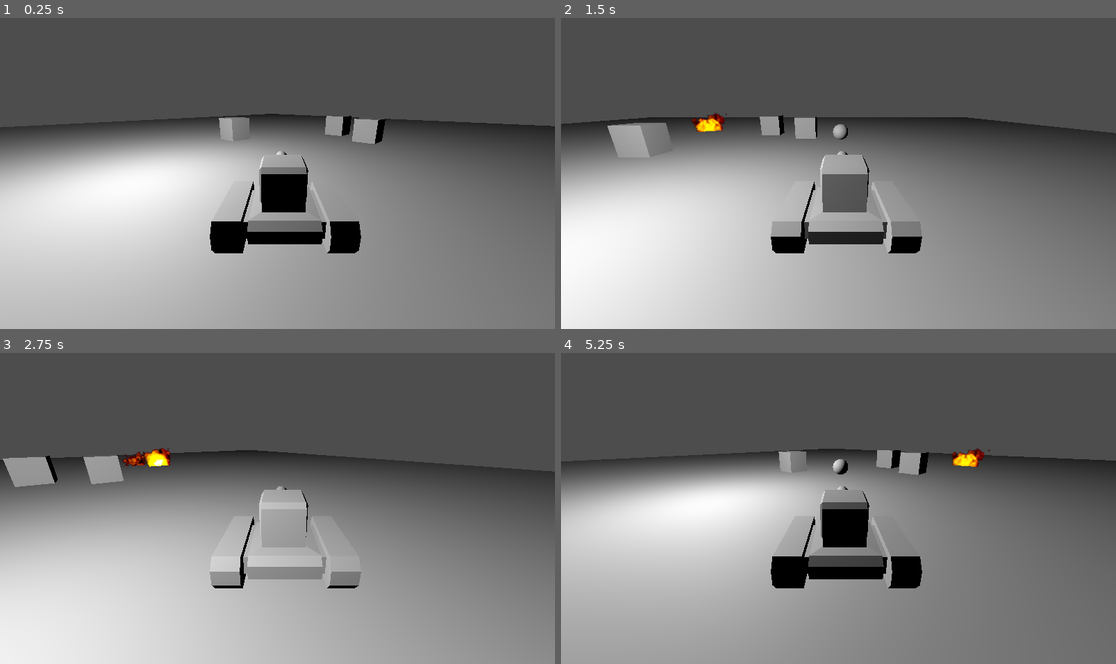
Above: before the commit, frames 1-4 (two rows, left to right).
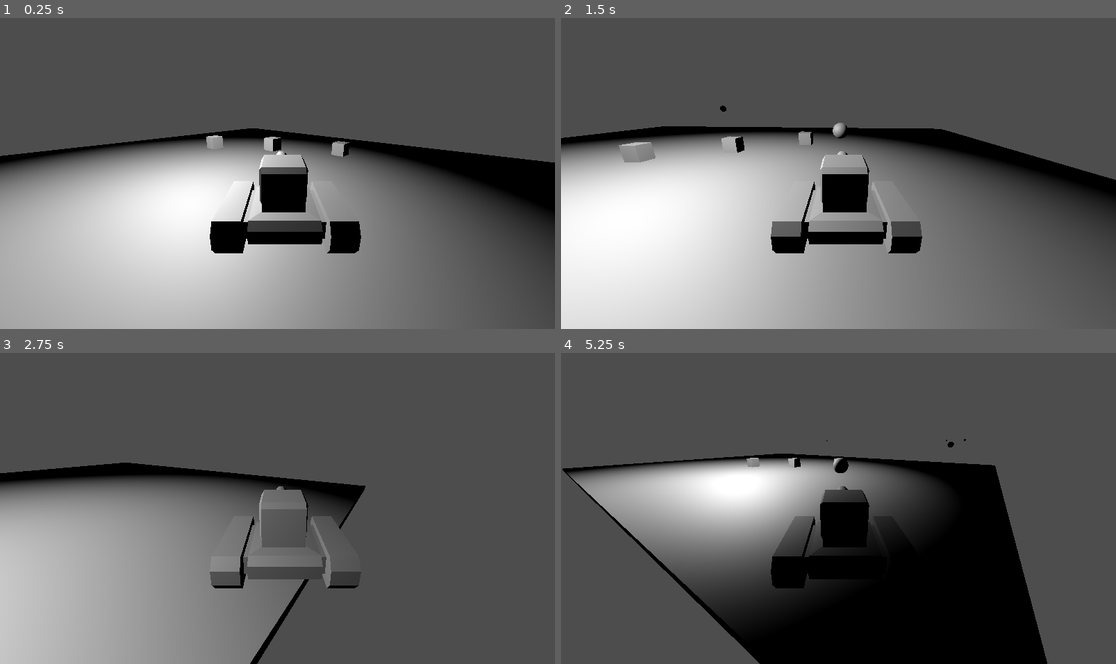
Above: after the commit, the same moments.

Repository: HelmetBugg/BioTankRebuilt
Game: Godot game, scene res://scene_directory/test_level.tscn
The game is run twice, just before and just after one commit, with the same random seed, the same clock (stepped at 60 frames per second) and the same inputs.
Inputs:
- Up to frame 1 (0.25 s): no input
- Up to frame 2 (1.5 s): hold D (Right) 0.53-1.28 s; tap Space (Shoot) at 0.6, 1.35 s; hold S (Back) from 1.28 s (still down)
- Up to frame 3 (2.75 s): release S (Back) at 2.03 s; hold D (Right) from 2.03 s (still down); tap Space (Shoot) at 2.1 s
- Up to frame 4 (5.25 s): release D (Right) at 2.78 s; hold W (Forward) 2.78-3.53 s; tap Space (Shoot) every 0.75 s from 2.85 to 5.1 s; hold A (Left) 3.53-5.03 s; hold S (Back) from 5.03 s (still down)

The runs differ from the first frame. In frame 1, 35% of the frame differs, in the area x 0-100%, y 30-100%; in frame 2, 35%; in frame 3, 52%; in frame 4, 56%, in the area x 0-100%, y 27-100%.

Commit message:
tuned up controls, but broke bullet drop.

Diff:
--- a/scene_directory/player.tscn
+++ b/scene_directory/player.tscn
@@ -12,7 +12,12 @@
 
 [sub_resource type="SphereShape3D" id="SphereShape3D_brjd1"]
 
-[node name="Player" type="CharacterBody3D"]
+[node name="Player" type="RigidBody3D"]
+mass = 155.05
+max_contacts_reported = 4
+contact_monitor = true
+linear_damp = 1.011
+angular_damp = 17.167
 script = ExtResource("1_ui8k6")
 
 [node name="Base" type="MeshInstance3D" parent="."]
--- a/scene_directory/test_level.tscn
+++ b/scene_directory/test_level.tscn
@@ -10,7 +10,7 @@
 [node name="World" type="Node3D"]
 
 [node name="Floor" type="MeshInstance3D" parent="."]
-transform = Transform3D(4, 0, 0, 0, 0.092, 0, 0, 0, 4, 0, 0, 0)
+transform = Transform3D(32.6915, 0, 0, 0, 0.238025, 0, 0, 0, 41.2914, 0, 0, 0)
 mesh = SubResource("BoxMesh_orsro")
 
 [node name="StaticBody3D" type="StaticBody3D" parent="Floor"]
@@ -19,16 +19,22 @@
 shape = SubResource("BoxShape3D_ks6e1")
 
 [node name="Light" type="OmniLight3D" parent="."]
-transform = Transform3D(1, 0, 0, 0, 1, 0, 0, 0, 1, -0.539598, 0.360977, 0)
+transform = Transform3D(1, 0, 0, 0, -1, 0, 0, 0, 1, -7.1413, 7.92709, 0)
+light_energy = 11.758
+light_indirect_energy = 4.962
+light_volumetric_fog_energy = 4.353
+light_size = 0.514
+light_specular = 3.7
+omni_range = 20.858
 
 [node name="Player" parent="." instance=ExtResource("1_rwxxy")]
-transform = Transform3D(0.0336106, 0, -0.0370179, 0, 0.05, 0, 0.0370179, 0, 0.0336106, -0.443204, 0.0689556, 0.356041)
+transform = Transform3D(0.672212, 0, -0.740358, 0, 1, 0, 0.740358, 0, 0.672212, -8.19101, 2.16042, 8.49818)
 
 [node name="enemy" parent="." instance=ExtResource("2_ui3k1")]
-transform = Transform3D(0.1, 0, 0, 0, 0.1, 0, 0, 0, 0.1, 0.339217, 0.220814, 0.202553)
+transform = Transform3D(1, 0, 0, 0, 1, 0, 0, 0, 1, 0.339217, 2.01649, 0.202553)
 
 [node name="enemy2" parent="." instance=ExtResource("2_ui3k1")]
-transform = Transform3D(0.1, 0, 0, 0, 0.1, 0, 0, 0, 0.1, 0.45781, 0.152528, -0.00494435)
+transform = Transform3D(1, 0, 0, 0, 1, 0, 0, 0, 1, -2.46981, 2.00883, -4.12352)
 
 [node name="enemy3" parent="." instance=ExtResource("2_ui3k1")]
-transform = Transform3D(0.1, 0, 0, 0, 0.1, 0, 0, 0, 0.1, -0.029282, 0.112019, -0.298376)
+transform = Transform3D(1, 0, 0, 0, 1, 0, 0, 0, 1, 3.54306, 1.75278, 4.74607)
--- a/src/player.gd
+++ b/src/player.gd
@@ -1,28 +1,25 @@
-extends CharacterBody3D
-const MOVEMENT_SPEED = 3.0
+extends RigidBody3D
+
+const MOVEMENT_SPEED = 4500
 const ROTATION_SPEED = 1.0
 const JUMP_VELOCITY = 4.5
+var slew_acceleration: float = 1
+var max_slew: float = 100
 var bullet = preload("res://scene_directory/bullet.tscn")
-
-# Get the gravity from the project settings to be synced with RigidBody nodes.
-var gravity = ProjectSettings.get_setting("physics/3d/default_gravity")
 
 func _physics_process(delta):
 	handle_input(delta)
-	if not is_on_floor():
-		velocity.y -= gravity * delta
-	move_and_slide()
 
 func handle_input(delta):
-	velocity = Vector3(0, 0, 0)
 	if Input.is_action_pressed("Forward"):
-		velocity = -transform.basis.z * MOVEMENT_SPEED
+		self.apply_central_force(self.get_global_transform().basis.z.normalized() * -MOVEMENT_SPEED)
 	elif Input.is_action_pressed("Back"):
-		velocity = transform.basis.z * MOVEMENT_SPEED
-	if Input.is_action_pressed("Right"):
-		rotate_y(-ROTATION_SPEED * delta)
-	elif Input.is_action_pressed("Left"):
-		rotate_y(ROTATION_SPEED * delta)
+		self.apply_central_force(self.get_global_transform().basis.z.normalized() * MOVEMENT_SPEED)
+	if Input.is_action_pressed("Left"):
+		self.angular_velocity.y = min(self.angular_velocity.y + slew_acceleration, max_slew)
+	elif Input.is_action_pressed("Right"):
+		self.angular_velocity.y = max(self.angular_velocity.y - slew_acceleration, -max_slew)
+
 	if Input.is_action_just_pressed("Shoot"):
 		var b = bullet.instantiate()
 		owner.add_child(b)
